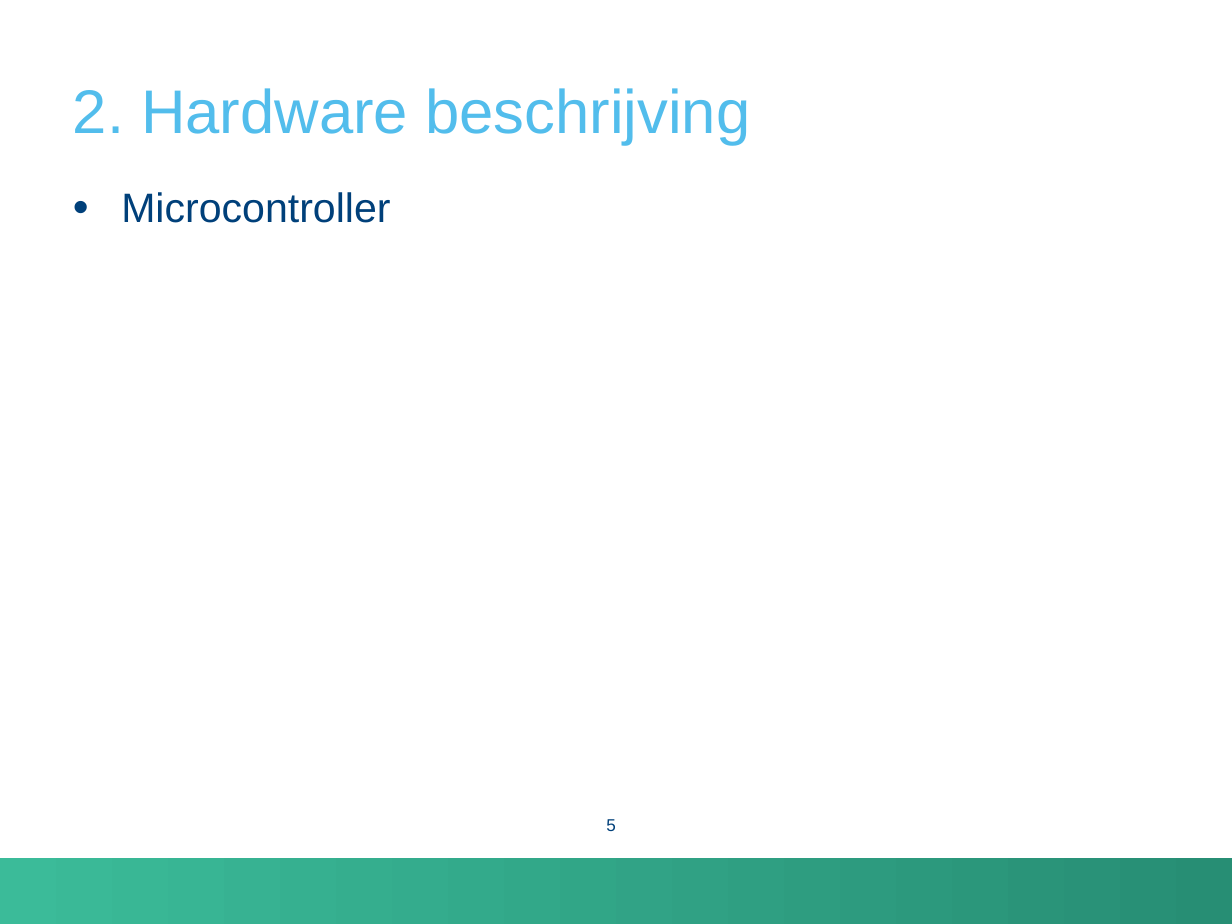
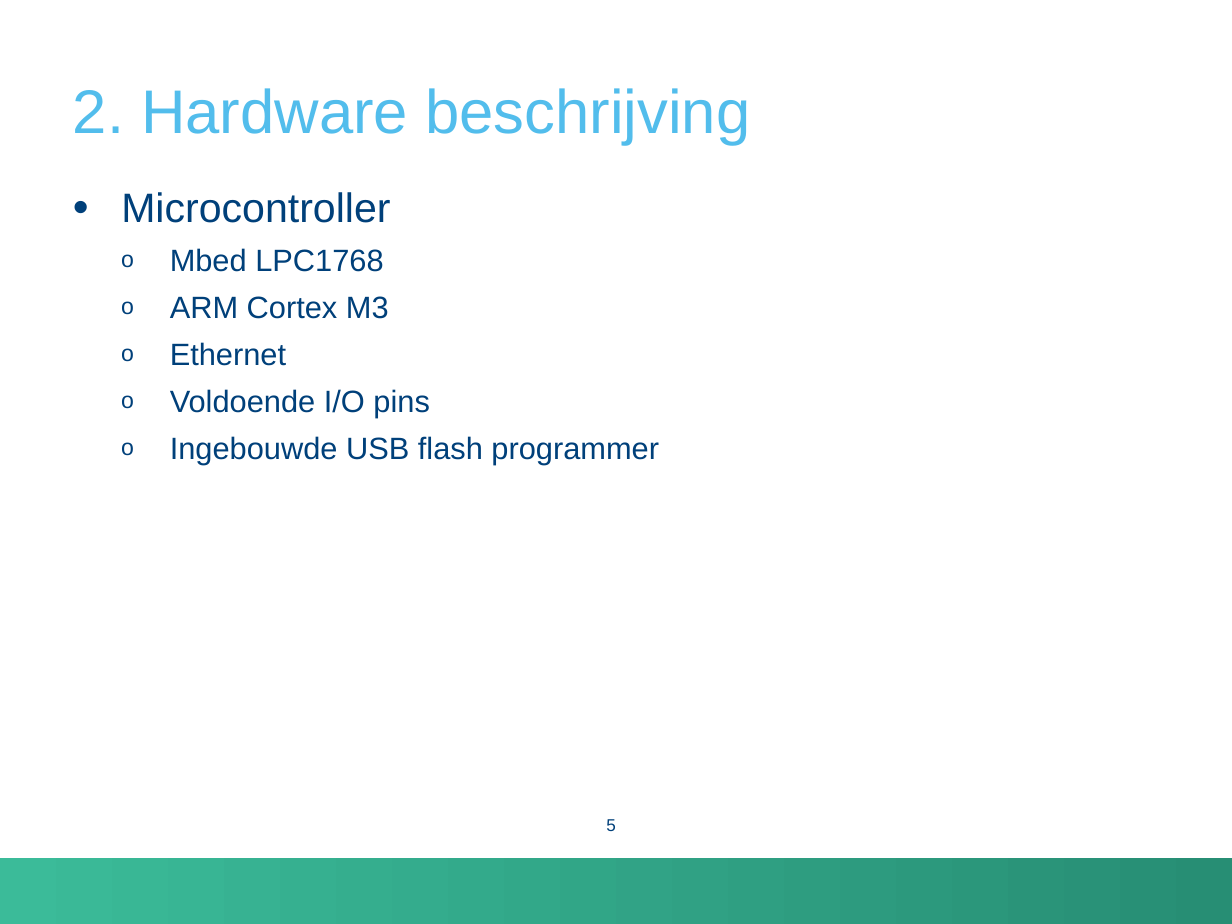
Before and after one commit to FrancisHoste00/AcaBachProject2, a slide deck: slide 5 of Presentatie.pptx. Drawn at 1232x924 pixels with LibreOffice and Linux fonts; fonts in the diff are those of the drawing; background and template pictures are left out. Boxes give left, top, right and bottom in pixels: in the first picture for what was removed or moved away, otherwise in the second. Text is boxed around its words. In the diff, an @@ line names an element or a change of style, - is before the commit and + after.

```diff
--- a/Presentatie.pptx
+++ b/Presentatie.pptx
@@ text at (x1=170, y1=248, x2=659, y2=465): paragraphs added @@
+  o Mbed LPC1768
+  o ARM Cortex M3
+  o Ethernet
+  o Voldoende I/O pins
+  o Ingebouwde USB flash programmer
```
Also in this commit, not shown: 4 other slides changed, 12 slides added.
